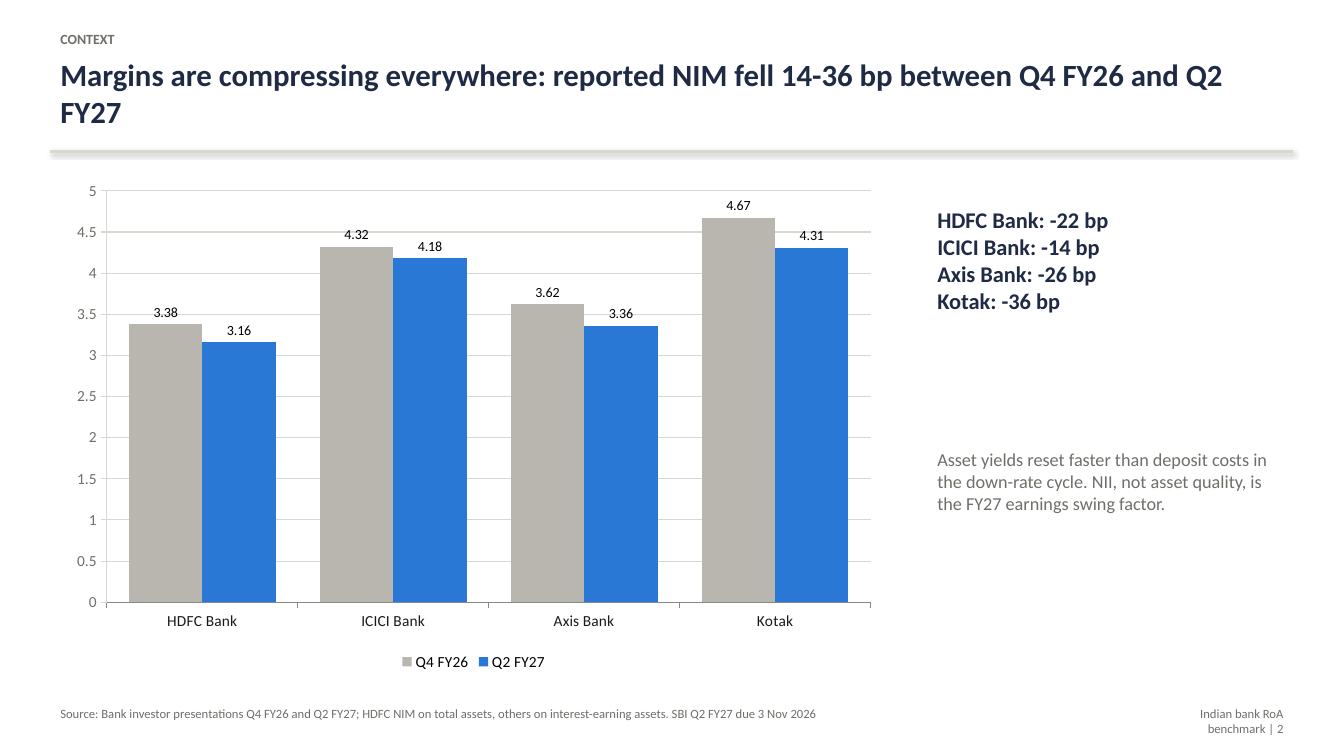
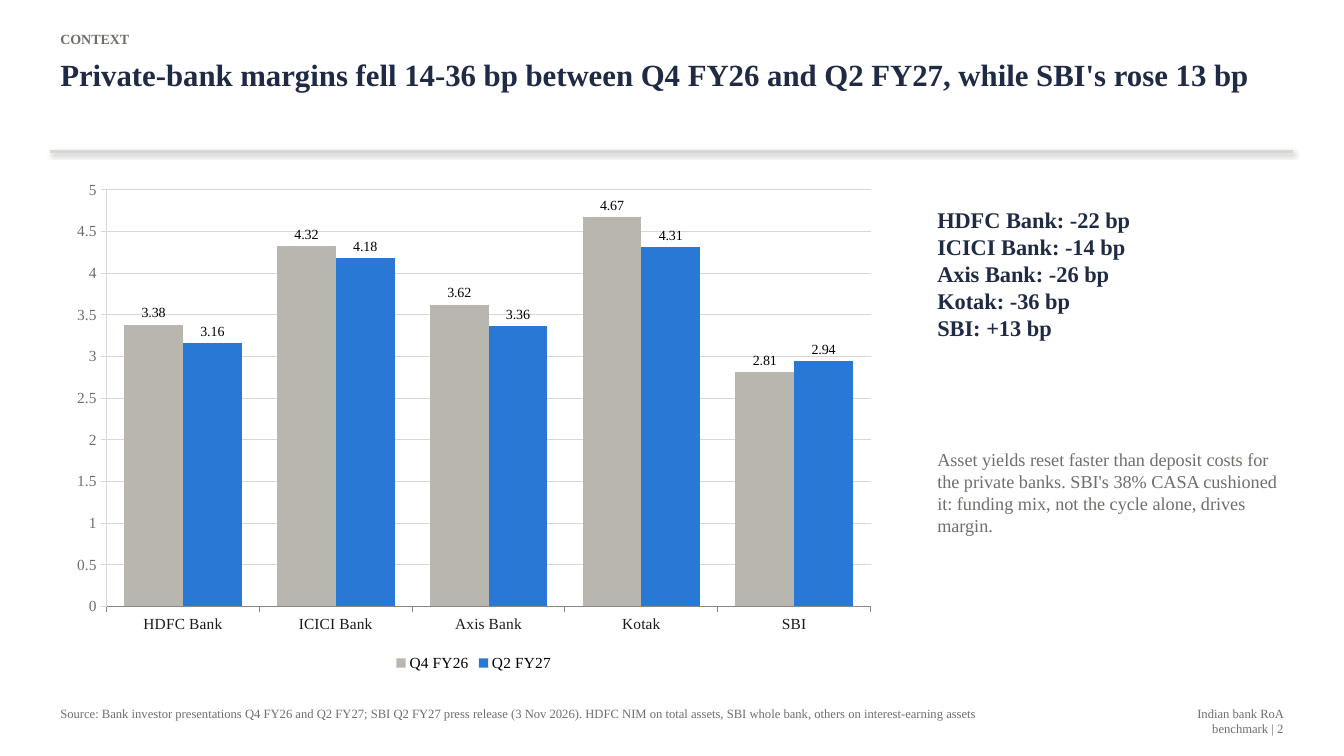
Before and after one commit to DogInfantry/Bank-Profitability, a slide deck: slide 2 of decks/01_Bank_RoA_Divergence.pptx. Drawn at 1344x756 pixels with LibreOffice and Linux fonts; fonts in the diff are those of the drawing. Boxes give left, top, right and bottom in pixels: in the first picture for what was removed or moved away, otherwise in the second. Text is boxed around its words. In the diff, an @@ line names an element or a change of style, - is before the commit and + after.

Commit message:
HDFC RoA steerco deck, CEO memo and cockpit; scenario export; corrections to UPI Oct-26 and SBI NIM claims
- decks/build_hdfc_deck.py: 31-slide steering-committee deck (SCR, issue tree, modules A-H, levers, bridge, roadmap, KPIs, risks, appendix), Garamond, no italics, source line on every slide
- decks/build_memo.py: two-page CEO memo in pyramid form
- pipeline/export_scenarios.py: flips the scenario selector, recalculates and exports all three scenarios to data/tidy/hdfc_model_outputs.json
- viz: HDFC cockpit tab with scenario switch (RoA path, bridge, levers, drivers)
- Oct-26 UPI is the record month (25.47 bn, full month); SBI Q2 FY27 NIM rose to 2.94%
- v1 workbooks and decks moved to Garamond with no italics
- README rewritten around the problem statement and answer; methodology and sources updated

```diff
--- a/decks/01_Bank_RoA_Divergence.pptx
+++ b/decks/01_Bank_RoA_Divergence.pptx
@@ text "CONTEXT" at bbox=[60, 35, 129, 44]: font Calibri to Times New Roman @@
@@ text at bbox=[60, 64, 1248, 92]: text changed; font Calibri to Times New Roman @@
-Margins are compressing everywhere: reported NIM fell 14-36 bp between Q4 FY26 and Q2 FY27
+Private-bank margins fell 14-36 bp between Q4 FY26 and Q2 FY27, while SBI's rose 13 bp
@@ column chart at bbox=[60, 171, 887, 676] @@
-categories: HDFC Bank, ICICI Bank, Axis Bank, Kotak
+categories: HDFC Bank, ICICI Bank, Axis Bank, Kotak, SBI
-Q4 FY26: 3.38, 4.32, 3.62, 4.67
+Q4 FY26: 3.38, 4.32, 3.62, 4.67, 2.81
-Q2 FY27: 3.16, 4.18, 3.36, 4.31
+Q2 FY27: 3.16, 4.18, 3.36, 4.31, 2.94
@@ lettering changed @@
@@ text at bbox=[937, 212, 1130, 314]: font Calibri to Times New Roman in "HDFC Bank: -22 bp", "ICICI Bank: -14 bp", "Axis Bank: -26 bp", "Kotak: -36 bp" @@
@@ text at bbox=[937, 320, 1052, 341]: paragraph added @@
+SBI: +13 bp
@@ text at bbox=[937, 453, 1277, 536]: text changed; font Calibri to Times New Roman @@
-Asset yields reset faster than deposit costs in the down-rate cycle. NII, not asset quality, is the FY27 earnings swing factor.
+Asset yields reset faster than deposit costs for the private banks. SBI's 38% CASA cushioned it: funding mix, not the cycle alone, drives margin.
@@ text at bbox=[60, 709, 975, 721]: text changed; font Calibri to Times New Roman @@
-Source: Bank investor presentations Q4 FY26 and Q2 FY27; HDFC NIM on total assets, others on interest-earning assets. SBI Q2 FY27 due 3 Nov 2026
+Source: Bank investor presentations Q4 FY26 and Q2 FY27; SBI Q2 FY27 press release (3 Nov 2026). HDFC NIM on total assets, SBI whole bank, others on interest-earning assets
@@ text "Indian bank RoA benchmark | ..." at bbox=[1197, 709, 1284, 733]: font Calibri to Times New Roman @@
```
Also in this commit, not shown: 7 other slides changed, 30 other files.
